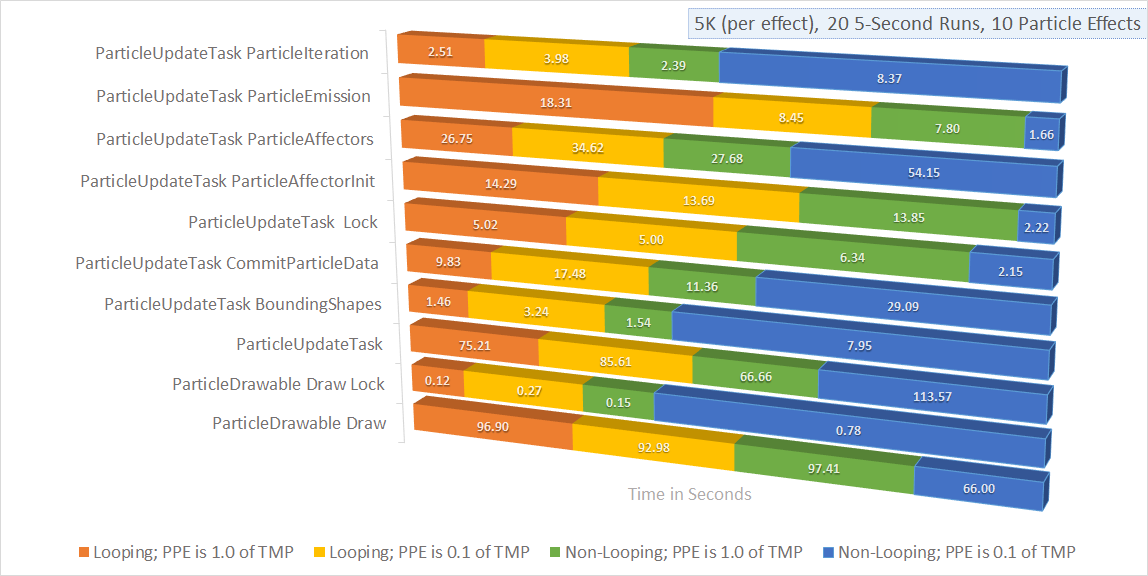
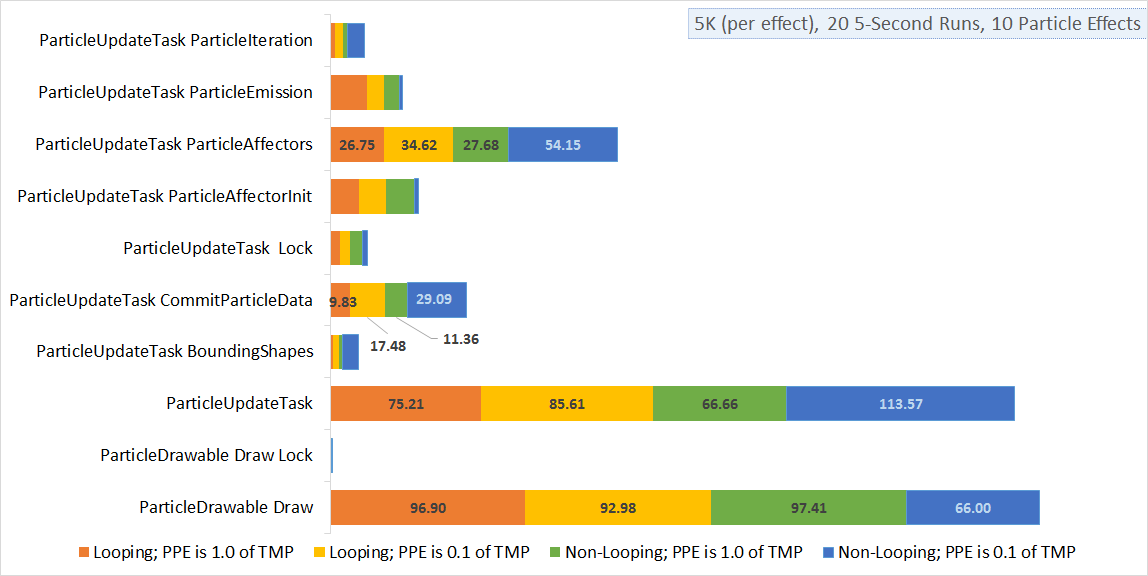
Layer changes from the first w=1148, h=576 image to the second:
added layer "Layer 4" above "Layer 3" over [10, 14, 1076, 561]
